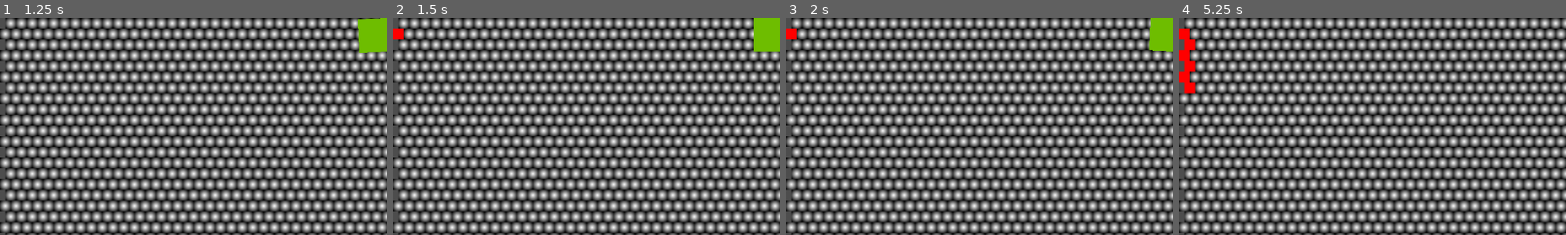
Above: before the commit, frames 1-4 (left to right).
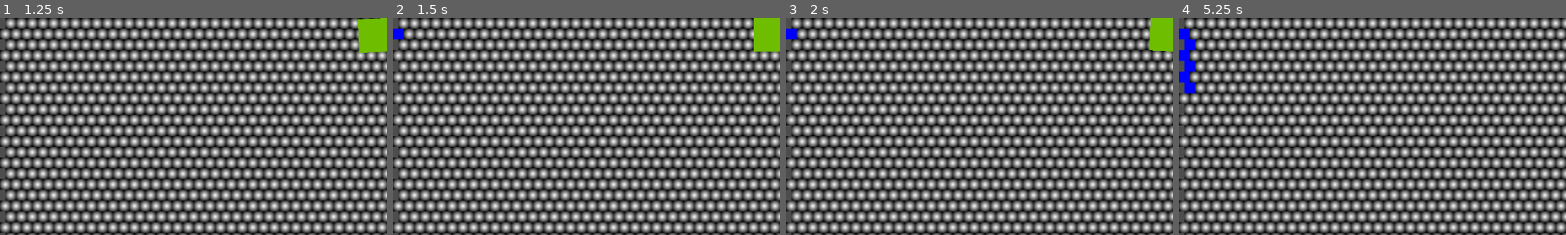
Above: after the commit, the same moments.

Repository: snappy-cobra/GGJ25
Game: Godot game, scene res://scenes/world.tscn
Two runs of this game, one before a commit and one after it. Both use one fixed random seed, a clock stepped at 60 frames per second and the inputs below.
Inputs (mouse positions are % of the whole screen's width and height, from its top left):
- Up to frame 1 (1.25 s): tap Enter at 0.5 s; move the mouse to (1, 1) at 0.52 s; click (1, 1) at 0.67 s
- Up to frame 2 (1.5 s): tap Space at 1.25 s; move the mouse to (1, 4) at 1.27 s; click (1, 4) at 1.42 s
- Up to frame 3 (2 s): no input
- Up to frame 4 (5.25 s): move the mouse to (1, 6) at 2.02 s; click (1, 6) at 2.17 s; tap Enter at 2.75, 5 s; move the mouse to (1, 9) at 2.77 s; click (1, 9) at 2.92 s; tap Space at 3.5 s; move the mouse to (1, 11) at 3.52 s; click (1, 11) at 3.67 s; move the mouse to (1, 14) at 4.27 s; click (1, 14) at 4.42 s; move the mouse to (1, 16) at 5.02 s; click (1, 16) at 5.17 s
The pictures show only the part of the screen within x 0-50%, y 0-50%; the shares and areas given below are measured in that part.

Frame 1 is identical in both runs. In frame 2, 0.1% of the frame differs, in the area x 0-3%, y 4-10%; in frame 3, 0.1%; in frame 4, 0.9%, in the area x 0-5%, y 4-35%.

Commit message:
Only two teams, assigned deterministically

Diff:
--- a/game/code/players.gd
+++ b/game/code/players.gd
@@ -6,7 +6,7 @@
 
 var teams: Array[Player.Team] = [
 	Player.Team.new(0, Color(1, 0, 0)),
-	Player.Team.new(1, Color(0, 1, 0)),
+	# Player.Team.new(1, Color(0, 1, 0)),
 	Player.Team.new(2, Color(0, 0, 1))
 ]
 var next_team: int = 0
@@ -15,7 +15,8 @@
 func player_join(id: String) -> String:
 	if has_node(id):
 		return "Player %s already exists" % id
-	var player: Player = Player.create(id, id, teams.pick_random()) #, teams[next_team]) assign teams when game starts
+	var player_id_num = int(id)
+	var player: Player = Player.create(id, id, teams[player_id_num % teams.size()]) #, teams[next_team]) assign teams when game starts
 	# next_team = (next_team + 1) % teams.size()
 	add_child(player)
 	%GameLogic.player_added(id)
